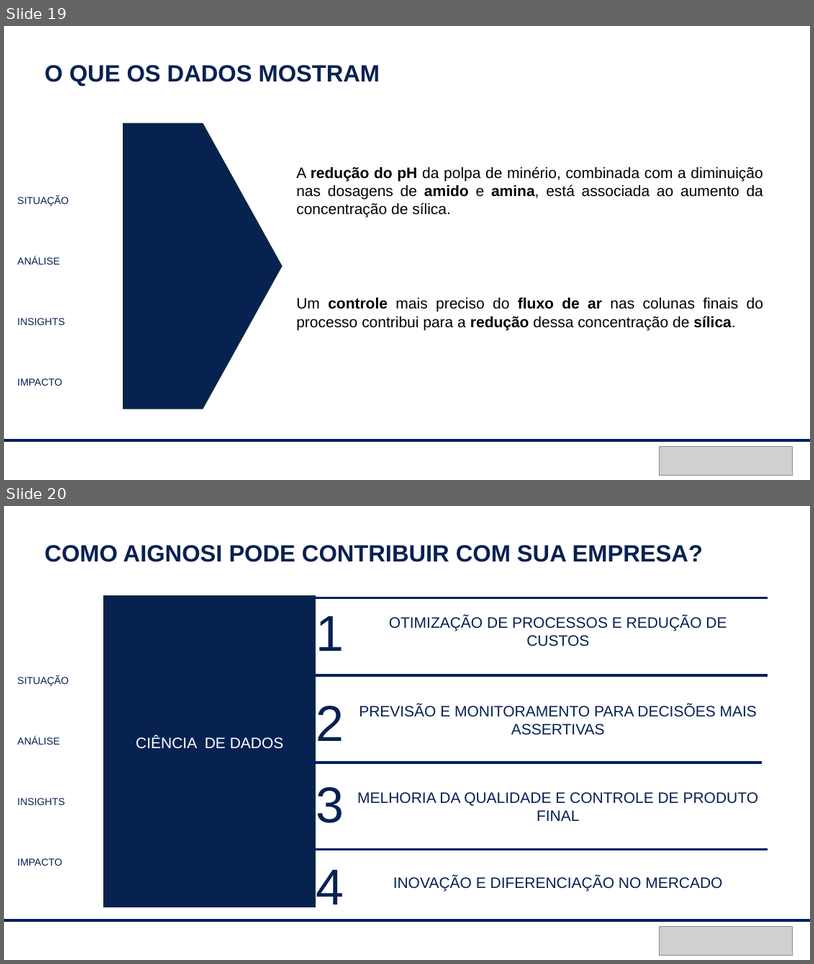
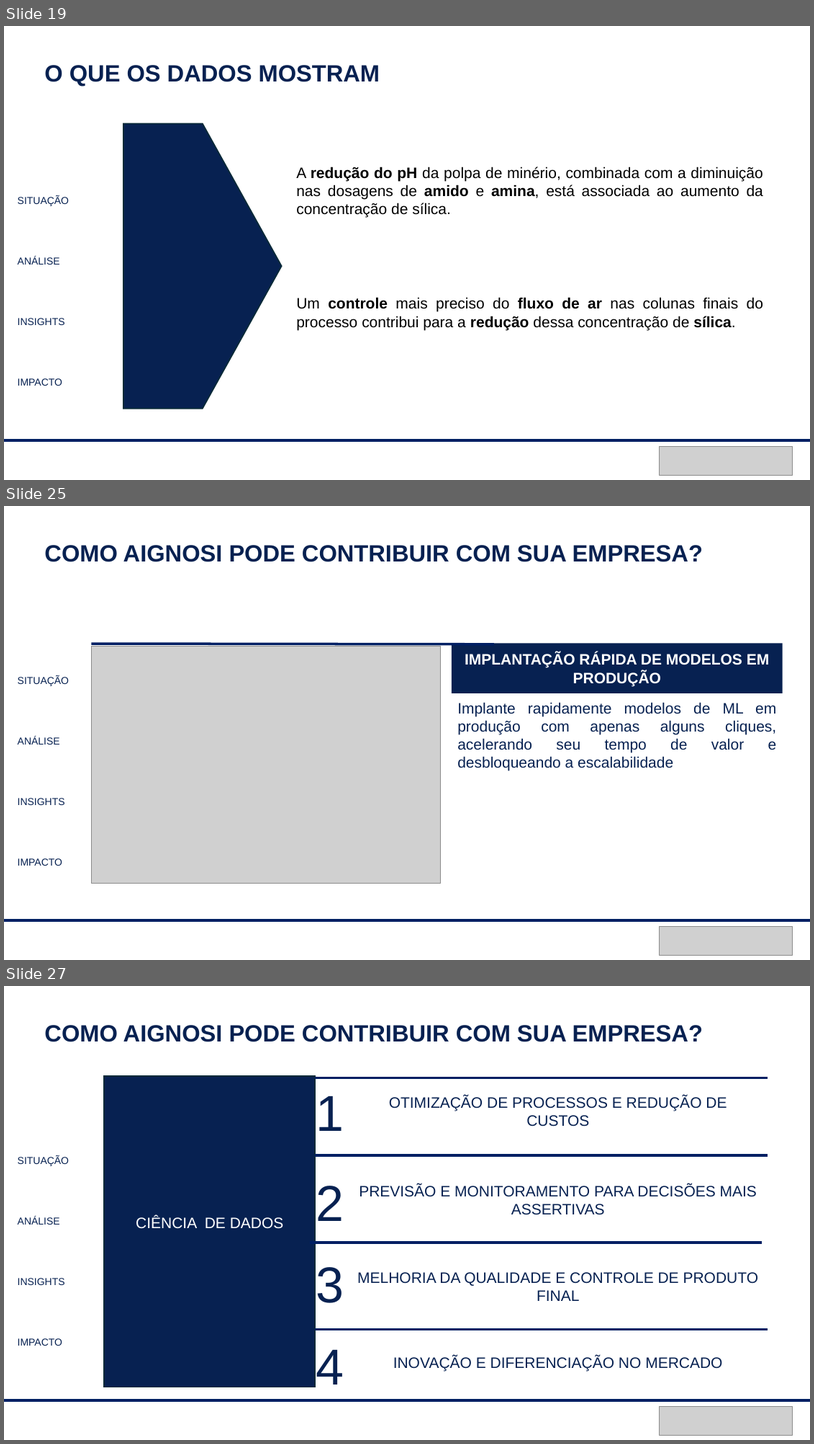
Before and after one commit to peixotoigor/aignosi-internship-datascience-challenge, a slide deck: Apresentacao/EDA_ore_mining.pptx. Shown one above the other, each under a label of ours: slides 19 and 20 before the commit, slides 19, 25 and 27 after it; the slides between them are not shown. The pictures are 814x964 and 814x1444 pixels, drawn with LibreOffice and Linux fonts; fonts in the diff are those of the drawing; grey boxes stand for pictures. Boxes give left, top, right and bottom in pixels: in the first picture for what was removed or moved away, otherwise in the second. Text is boxed around its words. In the diff, an @@ line names an element or a change of style, - is before the commit and + after.

```diff
--- a/Apresentacao/EDA_ore_mining.pptx
+++ b/Apresentacao/EDA_ore_mining.pptx
@@ slide 25 added at bbox=[4, 506, 810, 960], background #FFFFFF @@
@@ text added at bbox=[44, 545, 703, 562], 28 pt, text #072151, bold @@
+COMO AIGNOSI PODE CONTRIBUIR COM SUA EMPRESA?
@@ line added from (91, 644) to (494, 644), #001F63 3 pt @@
@@ picture added at bbox=[91, 646, 441, 883] @@
@@ rectangle added at bbox=[452, 644, 782, 693], fill #072151, 18 pt, text #FFFFFF, bold @@
+IMPLANTAÇÃO RÁPIDA DE MODELOS EM PRODUÇÃO
@@ text added at bbox=[18, 676, 69, 865], 12 pt, text #072151 @@
+SITUAÇÃO
+ANÁLISE
+INSIGHTS
+IMPACTO
@@ text added at bbox=[458, 702, 777, 771], 18 pt, text #072151 @@
+Implante rapidamente modelos de ML em produção com apenas alguns cliques, acelerando seu tempo de valor e desbloqueando a escalabilidade
@@ line added from (4, 921) to (810, 921), #001F63 3 pt @@
@@ picture added at bbox=[660, 926, 793, 955] @@
@@ what was slide 20 is now slide 27 @@
```
Also in this commit, not shown: 1 slide changed, 6 other slides added, 2 other files.
